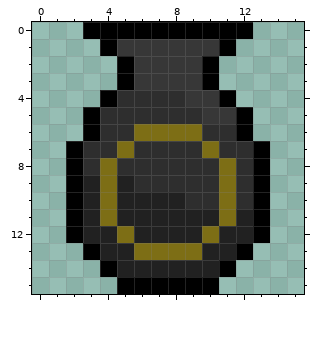
A pixel-art sprite gets an edit: assets/towers/cannon/cannonIdle.png. The first picture shows the starting point.
The file is 16x16 pixels.
After the commit:
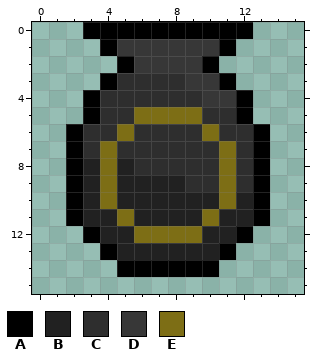
Palette (. is transparent): A #000000  B #212121  C #2e2e2e  D #373737  E #7d6e15
The edit:
@@ x 0..15 @@
  2 .....ADDDDA.....
- 3 .....ADDDDA.....
- 4 ....ACCCCDDA....
- 5 ...ACCCCCCDDA...
- 6 ...ACCEEEECCA...
- 7 ..ACCECCCCECCA..
- 8 ..ACECCCCCCECA..
- 9 ..ABEBCCCCCECA..
-10 ..ABEBBBBCCECA..
-11 ..ABEBBBBBBEBA..
-12 ..ABBEBBBBEBBA..
-13 ...ABBEEEEBBA...
-14 ....ABBBBBBA....
-15 .....AAAAAA.....
+ 3 ....ACCCCDDA....
+ 4 ...ACCCCCCDDA...
+ 5 ...ACCEEEECCA...
+ 6 ..ACCECCCCECCA..
+ 7 ..ACECCCCCCECA..
+ 8 ..ABEBCCCCCECA..
+ 9 ..ABEBBBBCCECA..
+10 ..ABEBBBBBBEBA..
+11 ..ABBEBBBBEBBA..
+12 ...ABBEEEEBBA...
+13 ....ABBBBBBA....
+14 .....AAAAAA.....
+15 ................
Where, in picture pixels (left, top, right, bottom), the same in both pictures:
changed: (66, 73, 270, 294)
